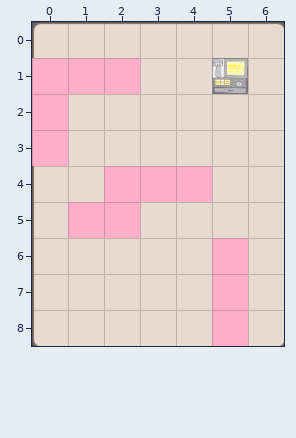
An edit to a level. Tiled map, HungryGame/proj.win32/map/43.tmx. That is the earlier state.
Cells are 60x60 px. Shown: x 0..6, y 0..8.
New version:
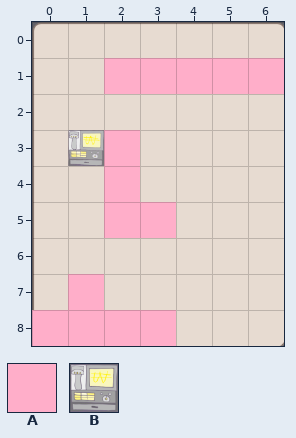
Key: from "metaset1": A 0; from "wall": B 0.
_ is an empty cell, # one hidden under a higher layer.
Change:
Layer "wall":
y 1: x 0..1 ## -> __; x 5 B -> #
y 2: x 0 # -> _
y 3: x 0..1 #_ -> _B
y 4: x 3..4 ## -> __
y 5: x 1 # -> _
y 6..8: x 5 # -> _
Layer "Items":
y 1: x 0..1 AA -> __; x 3..6 ____ -> AAAA
y 2: x 0 A -> _
y 3: x 0 A -> _; x 2 _ -> A
y 4: x 3..4 AA -> __
y 5: x 1 A -> _; x 3 _ -> A
y 6: x 5 A -> _
y 7: x 1 _ -> A; x 5 A -> _
y 8: x 0..3 ____ -> AAAA; x 5 A -> _
Boxes around the changes in both pictures, in picture pixels (x1, y1, x2, y2):
changed: (32, 58, 284, 238)
removed: (212, 238, 248, 346)
added: (32, 274, 176, 346)
